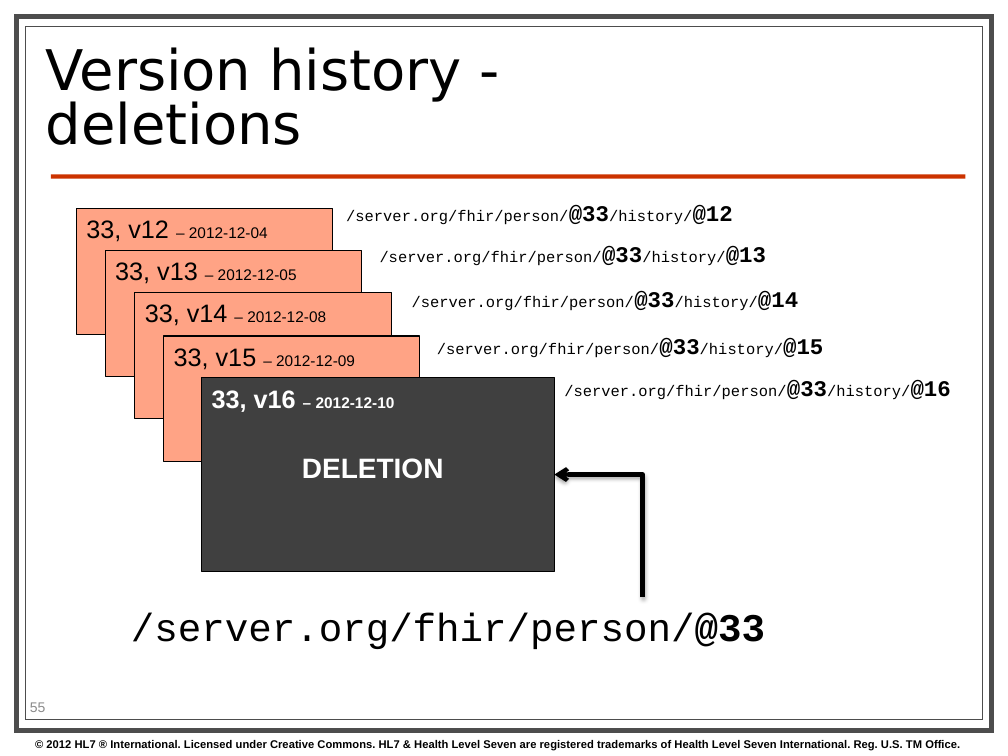
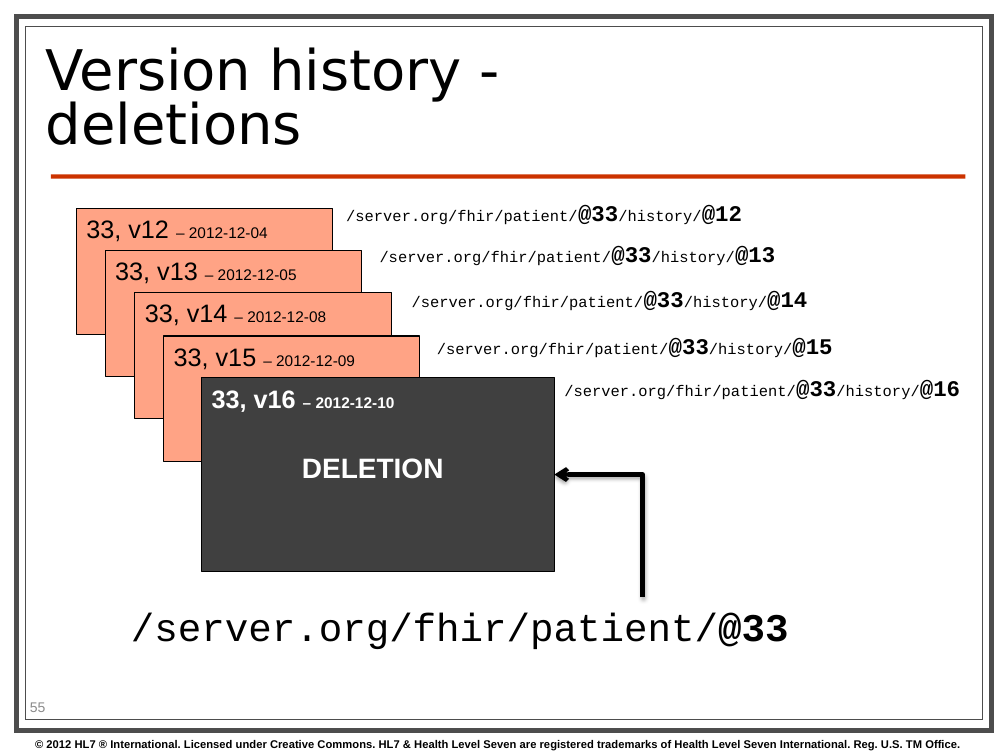
Before and after one commit to vista-novo/fhir, a slide deck: slide 55 of presentations/2013-05 Tutorials/201305 - Atlanta - FhirForDevelopersWGMTutorial.pptx. Drawn at 1008x756 pixels with LibreOffice and Linux fonts; fonts in the diff are those of the drawing; background and template pictures are left out. Boxes give left, top, right and bottom in pixels: in the first picture for what was removed or moved away, otherwise in the second. Text is boxed around its words. In the diff, an @@ line names an element or a change of style, - is before the commit and + after.

```diff
--- a/presentations/2013-05 Tutorials/201305 - Atlanta - FhirForDevelopersWGMTutorial.pptx
+++ b/presentations/2013-05 Tutorials/201305 - Atlanta - FhirForDevelopersWGMTutorial.pptx
@@ text at (346, 205, 742, 225): text changed @@
-/server.org/fhir/person/@33/history/@12
+/server.org/fhir/patient/@33/history/@12
@@ text at (380, 246, 775, 266): text changed @@
-/server.org/fhir/person/@33/history/@13
+/server.org/fhir/patient/@33/history/@13
@@ text at (412, 291, 807, 311): text changed @@
-/server.org/fhir/person/@33/history/@14
+/server.org/fhir/patient/@33/history/@14
@@ text at (437, 338, 832, 358): text changed @@
-/server.org/fhir/person/@33/history/@15
+/server.org/fhir/patient/@33/history/@15
@@ text at (564, 380, 960, 400): text changed @@
-/server.org/fhir/person/@33/history/@16
+/server.org/fhir/patient/@33/history/@16
@@ text at (131, 613, 789, 649): text changed @@
-/server.org/fhir/person/@33
+/server.org/fhir/patient/@33
```
Also in this commit, not shown: 35 other slides changed, 10 slides added, 14 slides removed.
